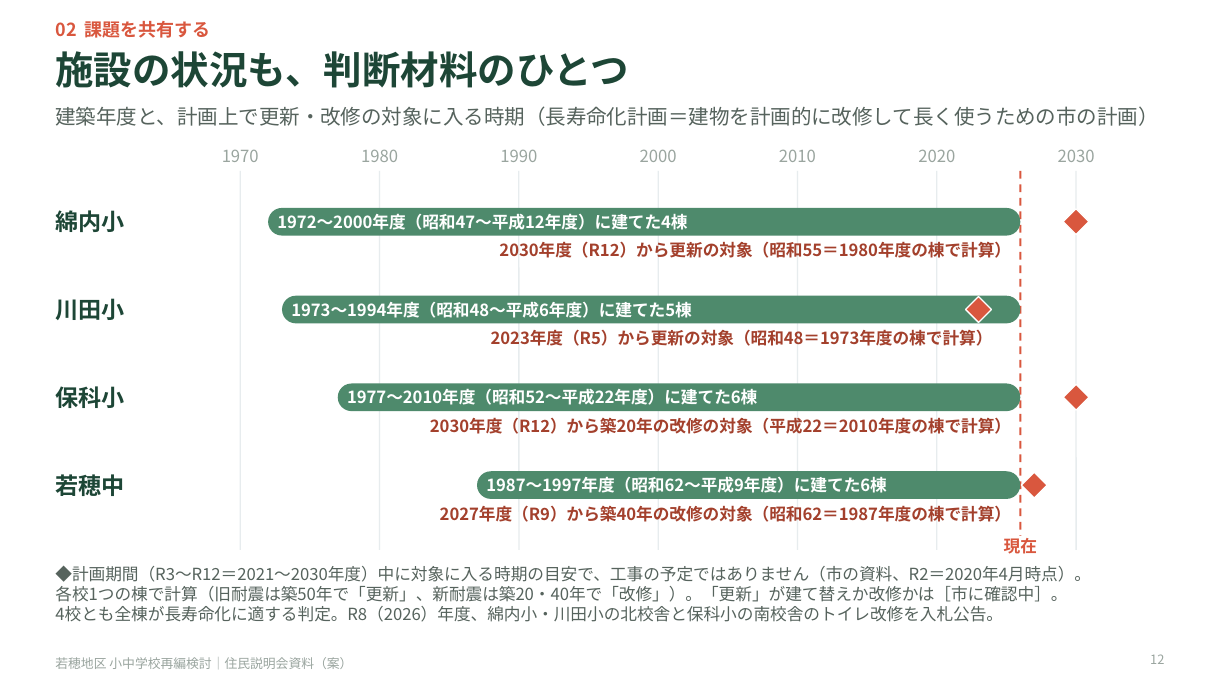
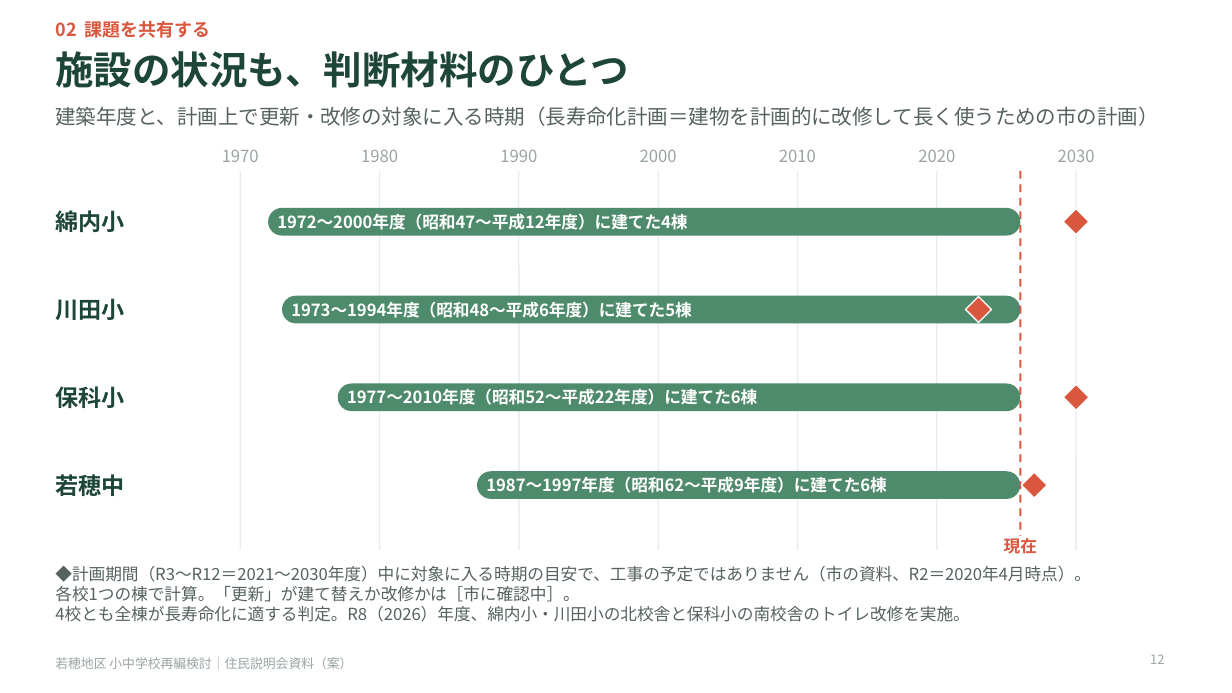
Before and after one commit to Masaki12008/GS, a slide deck: slide 12 of output/若穂地区_住民説明会資料.pptx. Drawn at 1232x693 pixels with LibreOffice and Linux fonts; fonts in the diff are those of the drawing. Boxes give left, top, right and bottom in pixels: in the first picture for what was removed or moved away, otherwise in the second. Text is boxed around its words. In the diff, an @@ line names an element or a change of style, - is before the commit and + after.

```diff
--- a/output/若穂地区_住民説明会資料.pptx
+++ b/output/若穂地区_住民説明会資料.pptx
@@ text removed at [499,241,1011,258] @@
-2030年度（R12）から更新の対象（昭和55＝1980年度の棟で計算）
@@ text removed at [491,329,993,346] @@
-2023年度（R5）から更新の対象（昭和48＝1973年度の棟で計算）
@@ text removed at [430,417,1011,434] @@
-2030年度（R12）から築20年の改修の対象（平成22＝2010年度の棟で計算）
@@ text removed at [440,505,1011,522] @@
-2027年度（R9）から築40年の改修の対象（昭和62＝1987年度の棟で計算）
@@ text at [55,586,969,622]: text changed @@
-各校1つの棟で計算（旧耐震は築50年で「更新」、新耐震は築20・40年で「改修」）。「更新」が建て替えか改修かは［市に確認中］。
-4校とも全棟が長寿命化に適する判定。R8（2026）年度、綿内小・川田小の北校舎と保科小の南校舎のトイレ改修を入札公告。
+各校1つの棟で計算。「更新」が建て替えか改修かは［市に確認中］。
+4校とも全棟が長寿命化に適する判定。R8（2026）年度、綿内小・川田小の北校舎と保科小の南校舎のトイレ改修を実施。
```
Also in this commit, not shown: 9 other slides changed, 9 other files.
